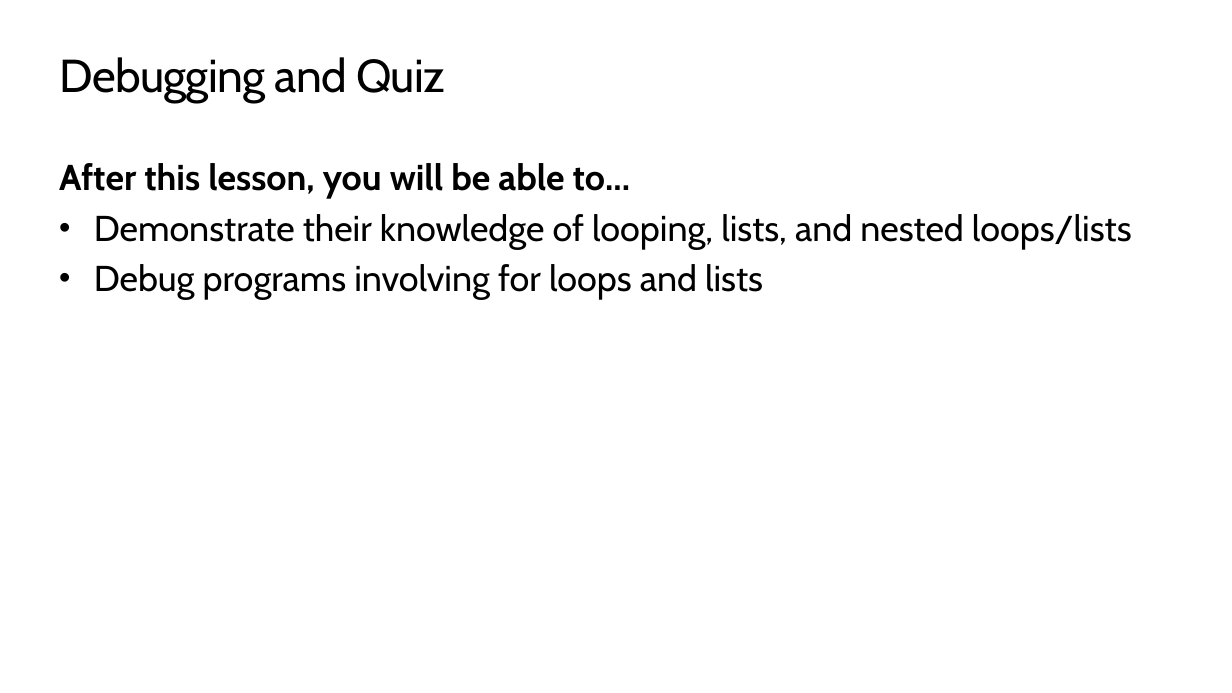
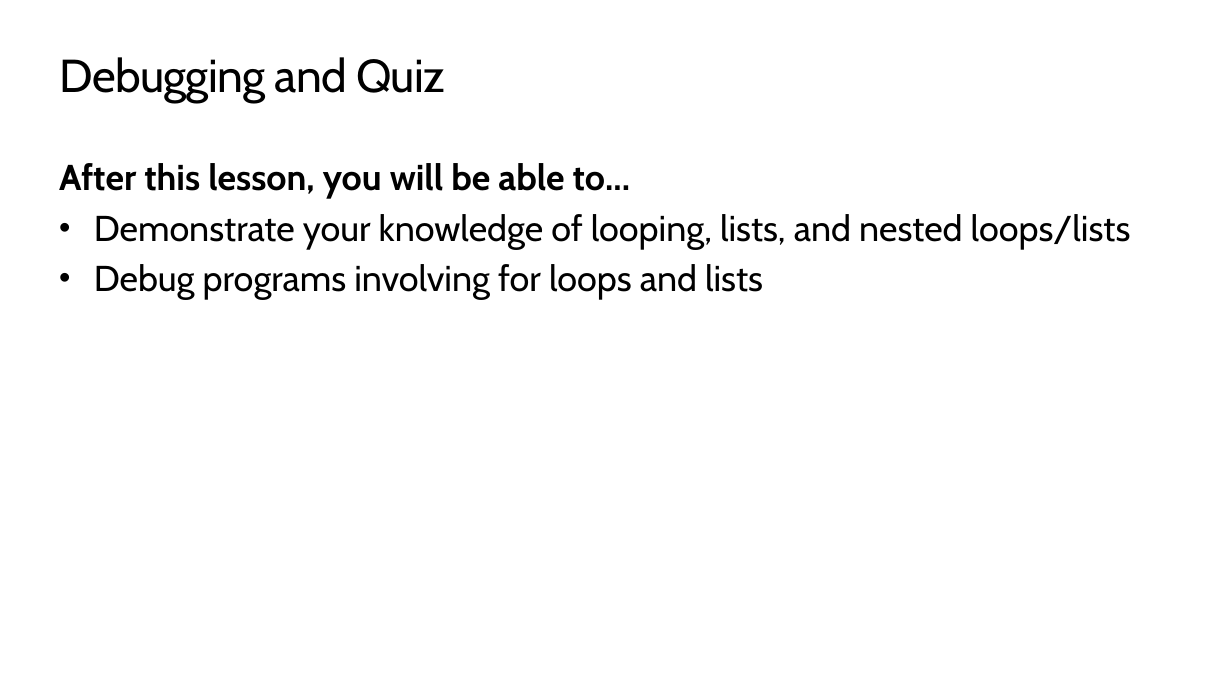
Before and after one commit to TEALSK12/2nd-semester-introduction-to-computer-science, a slide deck: slide 2 of units/4_unit/slidedecks/Intro Python 4.05 TEALS.pptx. Drawn at 1232x693 pixels with LibreOffice and Linux fonts; fonts in the diff are those of the drawing; background and template pictures are left out. Boxes give left, top, right and bottom in pixels: in the first picture for what was removed or moved away, otherwise in the second. Text is boxed around its words. In the diff, an @@ line names an element or a change of style, - is before the commit and + after.

Commit message:
Update file via upload - issue #186
Modify the slide deck to:
- Update lesson example for debugging (eliminate dictionary syntax and use a simpler example)
- Add a Think-Pair-Share activity in the lesson portion
- Remove pre-lab work due to time constraint on a quiz day
- Update lab examples

```diff
--- a/units/4_unit/slidedecks/Intro Python 4.05 TEALS.pptx
+++ b/units/4_unit/slidedecks/Intro Python 4.05 TEALS.pptx
@@ text at <box>94,214,1131,250</box>: text changed @@
-• Demonstrate their knowledge of looping, lists, and nested loops/lists
+• Demonstrate your knowledge of looping, lists, and nested loops/lists
```
Also in this commit, not shown: 3 other slides changed, 1 slide added, 2 slides removed.
